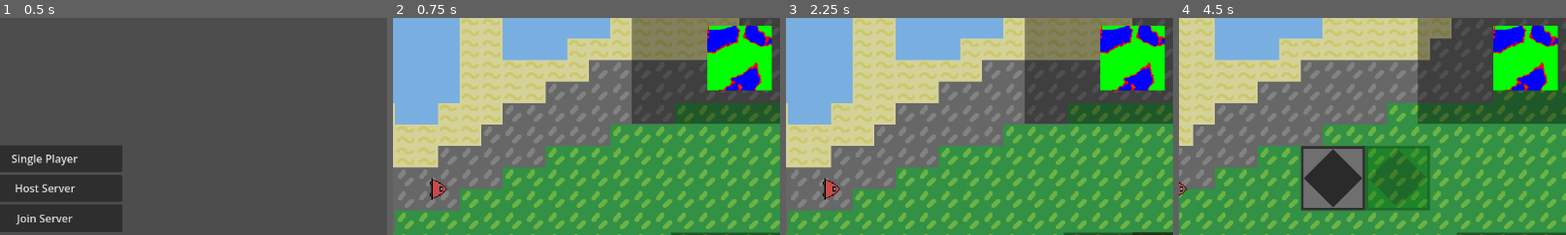
Above: before the commit, frames 1-4 (left to right).
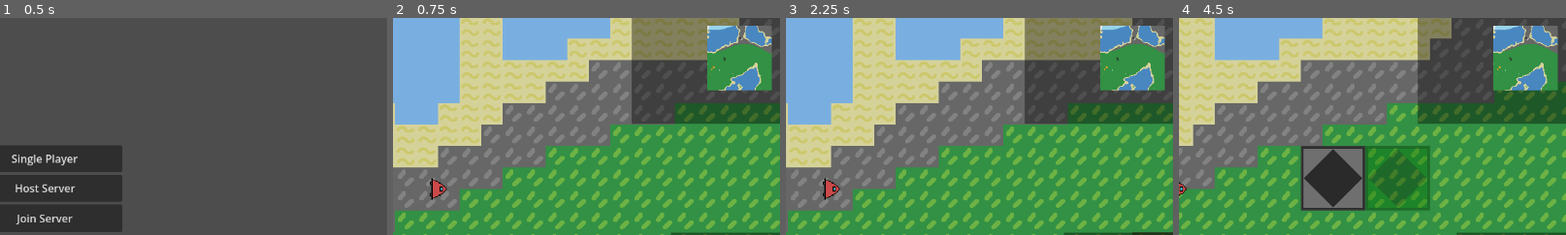
Above: after the commit, the same moments.

Repository: pp1522/Dusty-Mine
Game: Godot game, scene res://Scenes/menu.tscn
Two runs of this game, one before a commit and one after it. Both use one fixed random seed, a clock stepped at 60 frames per second and the inputs below.
Inputs (mouse positions are % of the whole screen's width and height, from its top left):
- Up to frame 1 (0.5 s): no input
- Up to frame 2 (0.75 s): click "Host Server" at 0.5 s
- Up to frame 3 (2.25 s): click (85, 69) at 1.25 s; click (93, 69) at 2 s
- Up to frame 4 (4.5 s): click (85, 82) at 2.75 s; click (93, 82) at 3.5 s; tap Enter at 4.25 s; move the mouse to (72, 45) at 4.27 s; hold D (right) from 4.28 s (still down); click (72, 45) at 4.35 s
The pictures show only the part of the screen within x 44-94%, y 11-61%; the shares and areas given below are measured in that part.

Frame 1 is identical in both runs. In frame 2, 5.0% of the frame differs, in the area x 81-98%, y 3-34%; in frame 3, 5.0%; in frame 4, 5.0%.

Commit message:
Fix Critical Bug and Add Map Color

Diff:
--- a/Scripts/Terrain/terrain_generator.gd
+++ b/Scripts/Terrain/terrain_generator.gd
@@ -159,6 +159,7 @@
 			for terrain in terrain_types:
 				if terrain and noise_value < terrain.threshold:
 					if terrain.type == TerrainType.TileType.Height:
+						update_minimap_tile(tile_pos, terrain.minimap_color)
 						place_tile(tile_pos, terrain.atlas, terrain.is_liquid, terrain.is_mineable)
 					elif terrain.type == TerrainType.TileType.Biome:
 						var biome_value = biome_noise.get_noise_2d(px, py)
@@ -170,23 +171,23 @@
 
 					break
 
-	gui.minimap.update_minimap()
+	if !Engine.is_editor_hint():
+		gui.minimap.update_minimap()
 
 func place_tile(tile_pos: Vector2i, atlas: Vector2i, is_liquid: bool, is_mineable: bool):
 	if is_liquid:
-		gui.minimap.update_minimap_tile(tile_pos, Color.BLUE)
 		liquid_tilemap.set_cell(tile_pos, 0, atlas)
 	elif is_mineable:
-		gui.minimap.update_minimap_tile(tile_pos, Color.RED)
 		mineable_tilemap.set_cell(tile_pos, 0, atlas)
 	else:
-		gui.minimap.update_minimap_tile(tile_pos, Color.GREEN)
 		tilemap.set_cell(tile_pos, 0, atlas)
 
 func place_biome(tile_pos: Vector2i, biome_value: float, terrain: TerrainType):
 	for i in range(terrain.biome_info.size()):
 		if (terrain.biome_info[i] and
-			(biome_value < terrain.biome_info[i].threshold)):
+			(biome_value < terrain.biome_info[i].threshold)
+		):
+			update_minimap_tile(tile_pos, terrain.biome_info[i].minimap_color)
 			place_tile(tile_pos, terrain.biome_info[i].atlas, terrain.biome_info[i].tile_is_liquid, terrain.biome_info[i].tile_is_mineable)
 			break
 
@@ -202,6 +203,7 @@
 
 		if ore_value < ore.threshold:
 			if ore.type == TerrainType.TileType.Ore:
+				update_minimap_tile(tile_pos, ore.minimap_color)
 				ores_tilemap.set_cell(tile_pos, 0, ore.atlas)
 				break
 
@@ -226,3 +228,7 @@
 			var tile_pos = Vector2i(px, py)
 
 			remove_tile(tile_pos)
+
+func update_minimap_tile(tile_pos: Vector2i, color: Color):
+	if Engine.is_editor_hint(): return
+	gui.minimap.update_minimap_tile(tile_pos, color)
--- a/Scripts/Terrain/terrain_info.gd
+++ b/Scripts/Terrain/terrain_info.gd
@@ -7,3 +7,5 @@
 @export var atlas: Vector2i
 @export var tile_is_liquid: bool = false
 @export var tile_is_mineable: bool = false
+
+@export var minimap_color: Color = Color.MAGENTA
--- a/Scripts/Terrain/terrain_type.gd
+++ b/Scripts/Terrain/terrain_type.gd
@@ -30,6 +30,8 @@
 var atlas: Vector2i
 var is_liquid: bool = false
 var is_mineable: bool = false
+
+var minimap_color: Color = Color.MAGENTA
 
 func _get_property_list():
 	var properties = []
@@ -66,4 +68,10 @@
 		"usage": PROPERTY_USAGE_DEFAULT if type == TileType.Height else PROPERTY_USAGE_NO_EDITOR
 	})
 
+	properties.append({
+		"name": "minimap_color",
+		"type": TYPE_COLOR,
+		"usage": PROPERTY_USAGE_DEFAULT if (type == TileType.Height) or (type == TileType.Ore) else PROPERTY_USAGE_NO_EDITOR
+	})
+
 	return properties
--- a/Terrain_Type/Ground/beach_biome.tres
+++ b/Terrain_Type/Ground/beach_biome.tres
@@ -9,6 +9,7 @@
 threshold = 0.7
 atlas = Vector2i(2, 0)
 tile_is_mineable = true
+minimap_color = Color(0.8352941, 0.8235294, 0.6, 1)
 metadata/_custom_type_script = "uid://cjs2tv4xbgr4f"
 
 [sub_resource type="Resource" id="Resource_xxy4t"]
@@ -17,6 +18,7 @@
 threshold = 0.9
 atlas = Vector2i(2, 1)
 tile_is_mineable = true
+minimap_color = Color(0.8862745, 0.8862745, 0.8862745, 1)
 metadata/_custom_type_script = "uid://cjs2tv4xbgr4f"
 
 [sub_resource type="Resource" id="Resource_yiiwt"]
@@ -25,6 +27,7 @@
 threshold = 1.0
 atlas = Vector2i(5, 0)
 tile_is_mineable = true
+minimap_color = Color(0.49019608, 0.35686275, 0.6509804, 1)
 metadata/_custom_type_script = "uid://cjs2tv4xbgr4f"
 
 [resource]
@@ -37,4 +40,5 @@
 atlas = Vector2i(2, 0)
 is_liquid = false
 is_mineable = false
+minimap_color = Color(1, 0, 1, 1)
 metadata/_custom_type_script = "uid://bl5usqx6mgiix"
--- a/Terrain_Type/Ground/deep_water.tres
+++ b/Terrain_Type/Ground/deep_water.tres
@@ -9,6 +9,7 @@
 threshold = 0.7
 atlas = Vector2i(0, 4)
 tile_is_liquid = true
+minimap_color = Color(0.28627452, 0.5294118, 0.75686276, 1)
 metadata/_custom_type_script = "uid://cjs2tv4xbgr4f"
 
 [sub_resource type="Resource" id="Resource_qlfls"]
@@ -16,6 +17,7 @@
 name = "Ice"
 threshold = 0.9
 atlas = Vector2i(3, 1)
+minimap_color = Color(0.5921569, 0.83137256, 0.9137255, 1)
 metadata/_custom_type_script = "uid://cjs2tv4xbgr4f"
 
 [sub_resource type="Resource" id="Resource_dqm4v"]
@@ -36,4 +38,5 @@
 atlas = Vector2i(0, 4)
 is_liquid = true
 is_mineable = false
+minimap_color = Color(1, 0, 1, 1)
 metadata/_custom_type_script = "uid://bl5usqx6mgiix"
--- a/Terrain_Type/Ground/light_water.tres
+++ b/Terrain_Type/Ground/light_water.tres
@@ -9,6 +9,7 @@
 threshold = 0.7
 atlas = Vector2i(0, 2)
 tile_is_liquid = true
+minimap_color = Color(0.28627452, 0.5294118, 0.75686276, 1)
 metadata/_custom_type_script = "uid://cjs2tv4xbgr4f"
 
 [sub_resource type="Resource" id="Resource_bn7g5"]
@@ -16,6 +17,7 @@
 name = "Ice"
 threshold = 0.9
 atlas = Vector2i(3, 1)
+minimap_color = Color(0.5921569, 0.83137256, 0.9137255, 1)
 metadata/_custom_type_script = "uid://cjs2tv4xbgr4f"
 
 [sub_resource type="Resource" id="Resource_a5kac"]
@@ -36,4 +38,5 @@
 atlas = Vector2i(0, 2)
 is_liquid = true
 is_mineable = false
+minimap_color = Color(1, 0, 1, 1)
 metadata/_custom_type_script = "uid://bl5usqx6mgiix"
--- a/Terrain_Type/Ground/plain_biome.tres
+++ b/Terrain_Type/Ground/plain_biome.tres
@@ -7,6 +7,7 @@
 script = ExtResource("1_rqa14")
 name = "Grass"
 threshold = 0.5
+minimap_color = Color(0.19607843, 0.5686275, 0.26666668, 1)
 metadata/_custom_type_script = "uid://cjs2tv4xbgr4f"
 
 [sub_resource type="Resource" id="Resource_2oim1"]
@@ -14,6 +15,7 @@
 name = "Stone"
 threshold = 0.7
 atlas = Vector2i(1, 0)
+minimap_color = Color(0.40392157, 0.40392157, 0.40392157, 1)
 metadata/_custom_type_script = "uid://cjs2tv4xbgr4f"
 
 [sub_resource type="Resource" id="Resource_3oboo"]
@@ -21,6 +23,7 @@
 name = "Snow"
 threshold = 0.9
 atlas = Vector2i(3, 0)
+minimap_color = Color(0.8862745, 0.8862745, 0.8862745, 1)
 metadata/_custom_type_script = "uid://cjs2tv4xbgr4f"
 
 [sub_resource type="Resource" id="Resource_k7m3d"]
@@ -28,6 +31,7 @@
 name = "Mystic"
 threshold = 1.0
 atlas = Vector2i(4, 0)
+minimap_color = Color(0.40784314, 0.22745098, 0.5764706, 1)
 metadata/_custom_type_script = "uid://cjs2tv4xbgr4f"
 
 [resource]
@@ -40,4 +44,5 @@
 atlas = Vector2i(0, 0)
 is_liquid = false
 is_mineable = false
+minimap_color = Color(1, 0, 1, 1)
 metadata/_custom_type_script = "uid://bl5usqx6mgiix"
--- a/Terrain_Type/Ground/surface_water.tres
+++ b/Terrain_Type/Ground/surface_water.tres
@@ -9,6 +9,7 @@
 threshold = 0.7
 atlas = Vector2i(0, 1)
 tile_is_liquid = true
+minimap_color = Color(0.28627452, 0.5294118, 0.75686276, 1)
 metadata/_custom_type_script = "uid://cjs2tv4xbgr4f"
 
 [sub_resource type="Resource" id="Resource_130d3"]
@@ -16,6 +17,7 @@
 name = "Ice"
 threshold = 0.9
 atlas = Vector2i(3, 1)
+minimap_color = Color(0.5921569, 0.83137256, 0.9137255, 1)
 metadata/_custom_type_script = "uid://cjs2tv4xbgr4f"
 
 [sub_resource type="Resource" id="Resource_63xkc"]
@@ -36,4 +38,5 @@
 atlas = Vector2i(0, 1)
 is_liquid = true
 is_mineable = false
+minimap_color = Color(1, 0, 1, 1)
 metadata/_custom_type_script = "uid://bl5usqx6mgiix"
--- a/Terrain_Type/Ground/water.tres
+++ b/Terrain_Type/Ground/water.tres
@@ -9,6 +9,7 @@
 threshold = 0.7
 atlas = Vector2i(0, 3)
 tile_is_liquid = true
+minimap_color = Color(0.28627452, 0.5294118, 0.75686276, 1)
 metadata/_custom_type_script = "uid://cjs2tv4xbgr4f"
 
 [sub_resource type="Resource" id="Resource_oi568"]
@@ -16,6 +17,7 @@
 name = "Ice"
 threshold = 0.9
 atlas = Vector2i(3, 1)
+minimap_color = Color(0.5921569, 0.83137256, 0.9137255, 1)
 metadata/_custom_type_script = "uid://cjs2tv4xbgr4f"
 
 [sub_resource type="Resource" id="Resource_2mmtc"]
@@ -36,4 +38,5 @@
 atlas = Vector2i(0, 3)
 is_liquid = true
 is_mineable = false
+minimap_color = Color(1, 0, 1, 1)
 metadata/_custom_type_script = "uid://bl5usqx6mgiix"
--- a/Terrain_Type/Ores/coal.tres
+++ b/Terrain_Type/Ores/coal.tres
@@ -1,5 +1,6 @@
 [gd_resource type="Resource" script_class="TerrainType" format=3 uid="uid://b5i0jgav62v8t"]
 
+[ext_resource type="Script" uid="uid://cjs2tv4xbgr4f" path="res://Scripts/Terrain/terrain_info.gd" id="1_3l6dm"]
 [ext_resource type="Script" uid="uid://bl5usqx6mgiix" path="res://Scripts/Terrain/terrain_type.gd" id="1_vghfk"]
 
 [resource]
@@ -8,11 +9,9 @@
 name = "Coal"
 threshold = 0.2
 place_ore = false
-biome_threshold = Array[float]([])
+biome_info = Array[ExtResource("1_3l6dm")]([])
 atlas = Vector2i(1, 3)
-biome_atlas = Array[Vector2i]([])
 is_liquid = false
-tile_is_liquid = Array[bool]([])
 is_mineable = false
-tile_is_mineable = Array[bool]([])
+minimap_color = Color(0.14901961, 0.14901961, 0.14901961, 1)
 metadata/_custom_type_script = "uid://bl5usqx6mgiix"
--- a/Terrain_Type/Ores/copper.tres
+++ b/Terrain_Type/Ores/copper.tres
@@ -1,6 +1,7 @@
 [gd_resource type="Resource" script_class="TerrainType" format=3 uid="uid://d0pemm4nagc63"]
 
 [ext_resource type="Script" uid="uid://bl5usqx6mgiix" path="res://Scripts/Terrain/terrain_type.gd" id="1_bfg4t"]
+[ext_resource type="Script" uid="uid://cjs2tv4xbgr4f" path="res://Scripts/Terrain/terrain_info.gd" id="1_wr7yh"]
 
 [resource]
 script = ExtResource("1_bfg4t")
@@ -8,11 +9,9 @@
 name = "Copper"
 threshold = 0.2
 place_ore = false
-biome_threshold = Array[float]([0.38])
+biome_info = Array[ExtResource("1_wr7yh")]([])
 atlas = Vector2i(1, 1)
-biome_atlas = Array[Vector2i]([Vector2i(1, 1)])
 is_liquid = false
-tile_is_liquid = Array[bool]([])
 is_mineable = false
-tile_is_mineable = Array[bool]([])
+minimap_color = Color(0.90588236, 0.627451, 0.14509805, 1)
 metadata/_custom_type_script = "uid://bl5usqx6mgiix"
--- a/Terrain_Type/Ores/iron.tres
+++ b/Terrain_Type/Ores/iron.tres
@@ -1,6 +1,7 @@
 [gd_resource type="Resource" script_class="TerrainType" format=3 uid="uid://djqfdlxpdklhp"]
 
 [ext_resource type="Script" uid="uid://bl5usqx6mgiix" path="res://Scripts/Terrain/terrain_type.gd" id="1_aqq4v"]
+[ext_resource type="Script" uid="uid://cjs2tv4xbgr4f" path="res://Scripts/Terrain/terrain_info.gd" id="1_ge2gj"]
 
 [resource]
 script = ExtResource("1_aqq4v")
@@ -8,11 +9,9 @@
 name = "Iron"
 threshold = 0.2
 place_ore = false
-biome_threshold = Array[float]([])
+biome_info = Array[ExtResource("1_ge2gj")]([])
 atlas = Vector2i(1, 2)
-biome_atlas = Array[Vector2i]([])
 is_liquid = false
-tile_is_liquid = Array[bool]([])
 is_mineable = false
-tile_is_mineable = Array[bool]([])
+minimap_color = Color(0.72156864, 0.72156864, 0.72156864, 1)
 metadata/_custom_type_script = "uid://bl5usqx6mgiix"
--- a/Terrain_Type/Ores/tin.tres
+++ b/Terrain_Type/Ores/tin.tres
@@ -13,4 +13,5 @@
 atlas = Vector2i(1, 4)
 is_liquid = false
 is_mineable = false
+minimap_color = Color(0.7490196, 0.88235295, 0.8745098, 1)
 metadata/_custom_type_script = "uid://bl5usqx6mgiix"
--- a/Terrain_Type/Ores/uranium.tres
+++ b/Terrain_Type/Ores/uranium.tres
@@ -13,4 +13,5 @@
 atlas = Vector2i(1, 5)
 is_liquid = false
 is_mineable = false
+minimap_color = Color(0.36862746, 0.7372549, 0.40392157, 1)
 metadata/_custom_type_script = "uid://bl5usqx6mgiix"
